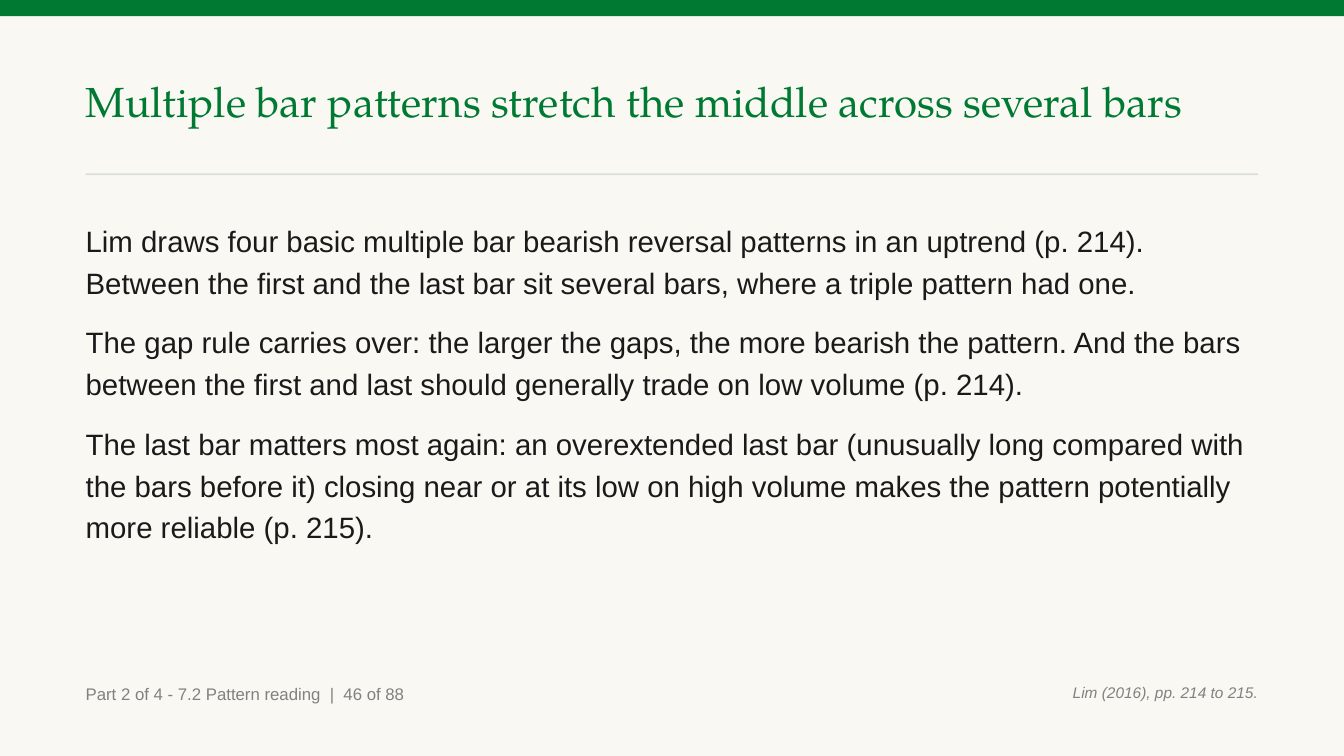
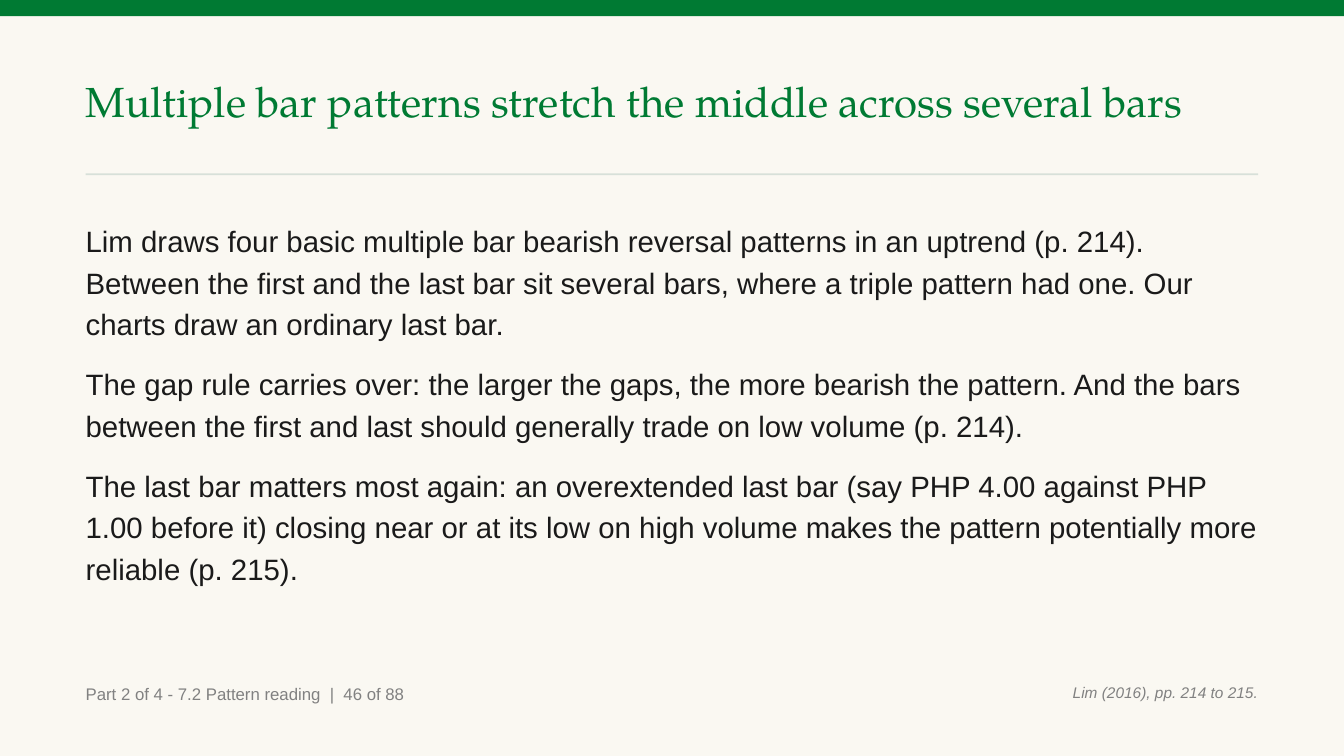
Before and after one commit to benjiesotelo-sudo/Telos_FIN1209, a slide deck: slide 94 of chapter-07/FIN1209-Chapter-07.pptx. Drawn at 1344x756 pixels with LibreOffice and Linux fonts; fonts in the diff are those of the drawing. Boxes give left, top, right and bottom in pixels: in the first picture for what was removed or moved away, otherwise in the second. Text is boxed around its words. In the diff, an @@ line names an element or a change of style, - is before the commit and + after.

Commit message:
Chapter 7: Bollinger wording on slide 52, size contrast named on slides 85, 94 and 104

```diff
--- a/chapter-07/FIN1209-Chapter-07.pptx
+++ b/chapter-07/FIN1209-Chapter-07.pptx
@@ text at [86,230,1193,341]: text changed @@
-Lim draws four basic multiple bar bearish reversal patterns in an uptrend (p. 214). Between the first and the last bar sit several bars, where a triple pattern had one.
+Lim draws four basic multiple bar bearish reversal patterns in an uptrend (p. 214). Between the first and the last bar sit several bars, where a triple pattern had one. Our charts draw an ordinary last bar.
@@ text at [86,475,1257,544]: text changed @@
-The last bar matters most again: an overextended last bar (unusually long compared with the bars before it) closing near or at its low on high volume makes the pattern potentially more reliable (p. 215).
+The last bar matters most again: an overextended last bar (say PHP 4.00 against PHP 1.00 before it) closing near or at its low on high volume makes the pattern potentially more reliable (p. 215).
```
Also in this commit, not shown: 3 other slides changed, 1 other file.
